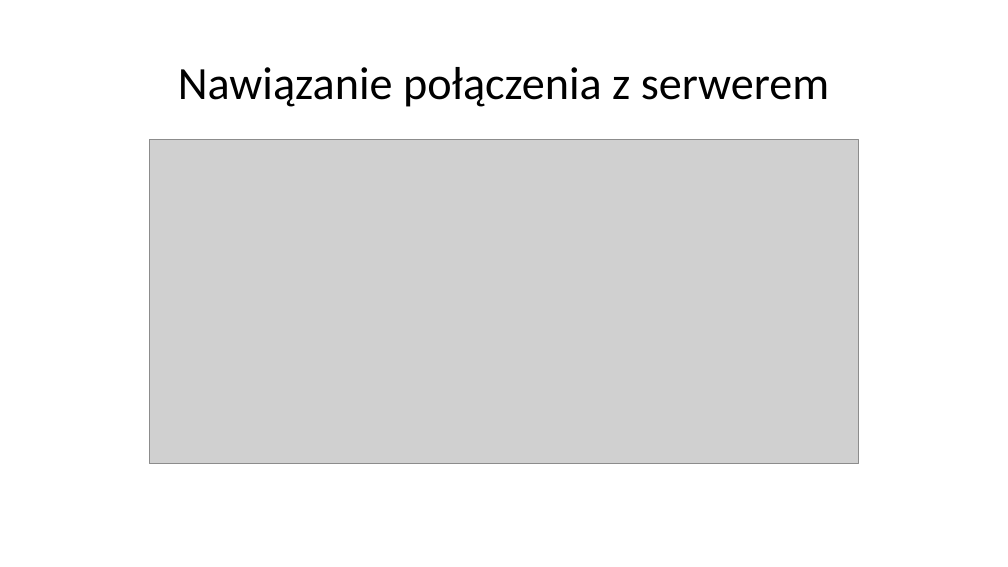
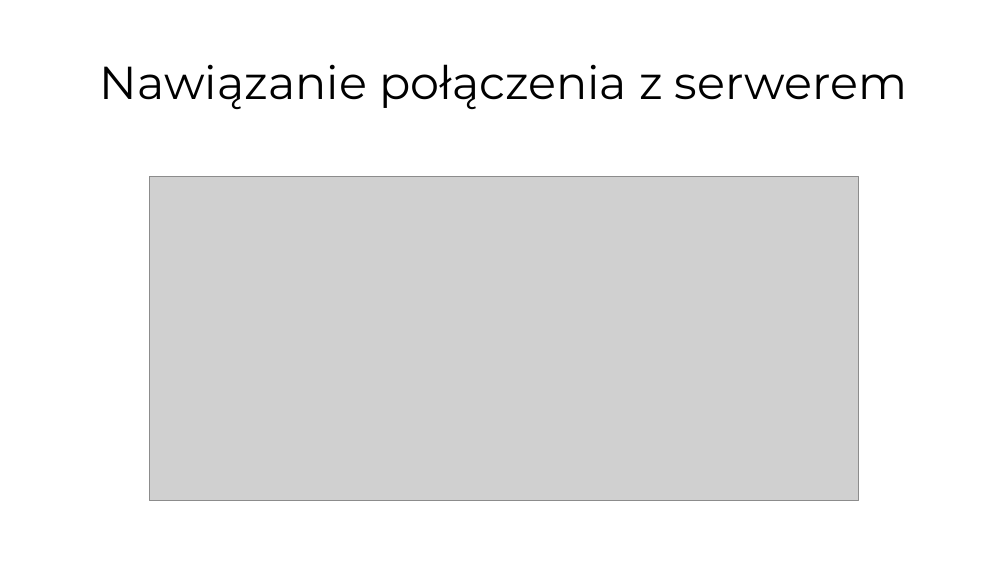
Before and after one commit to oskop123/Trading_Bot, a slide deck: slide 10 of presentation/JPWP.pptx. Drawn at 1008x567 pixels with LibreOffice and Linux fonts; fonts in the diff are those of the drawing; grey boxes stand for pictures. Boxes give left, top, right and bottom in pixels: in the first picture for what was removed or moved away, otherwise in the second. Text is boxed around its words. In the diff, an @@ line names an element or a change of style, - is before the commit and + after.

```diff
--- a/presentation/JPWP.pptx
+++ b/presentation/JPWP.pptx
@@ title "Nawiązanie połączenia z serwerem" at (x1=100, y1=64, x2=907, y2=109): font Calibri to Montserrat @@
@@ picture moved from (x1=149, y1=139, x2=859, y2=464) to (x1=149, y1=176, x2=859, y2=501) @@
```
Also in this commit, not shown: 13 other slides changed, 7 slides added, 6 slides removed.
